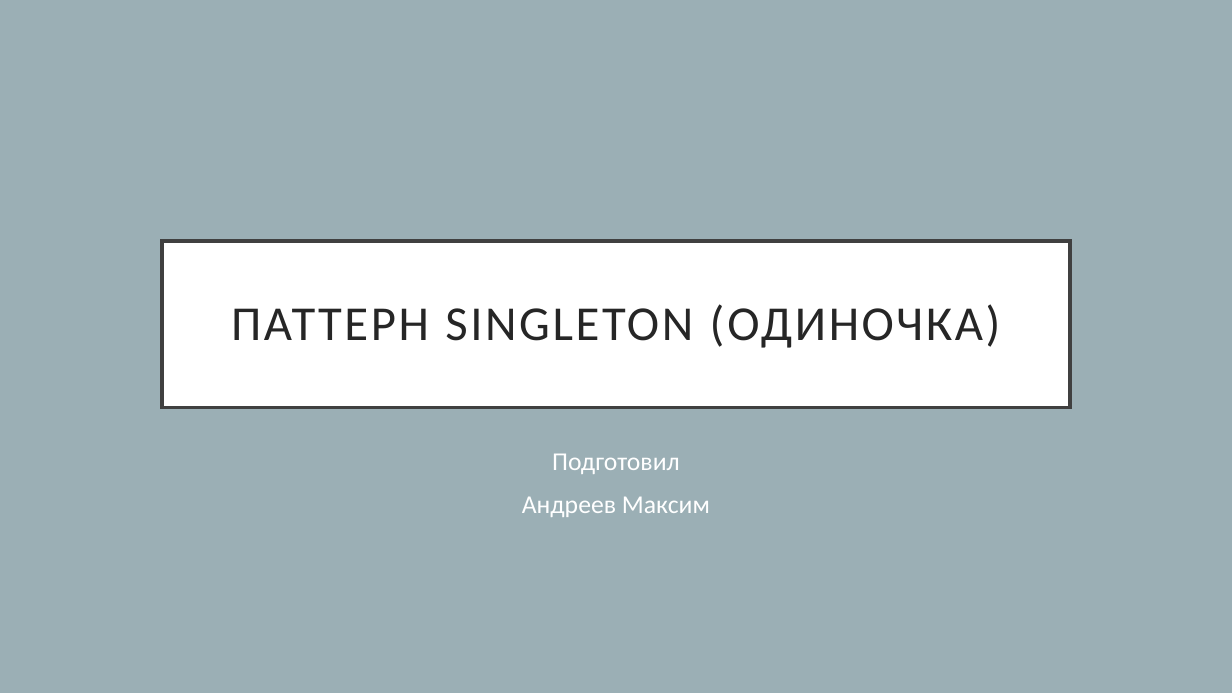
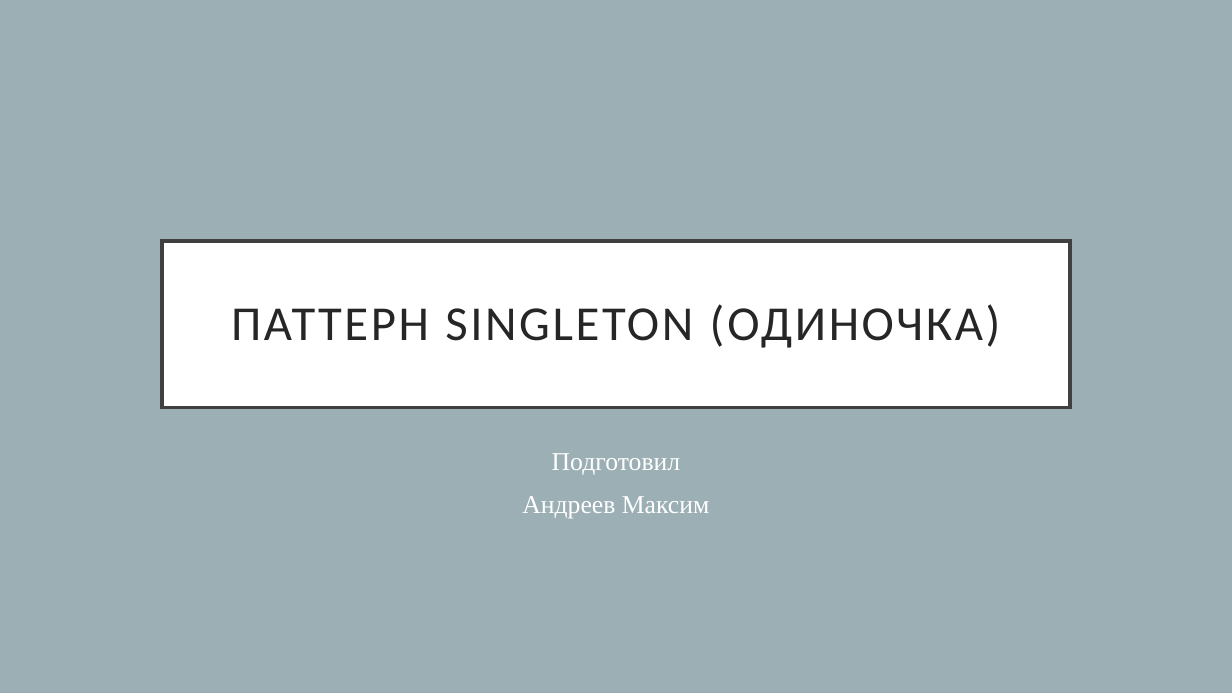
Before and after one commit to 8Andre8/OOP, a slide deck: slide 1 of Паттерн Singleton.pptx. Drawn at 1232x693 pixels with LibreOffice and Linux fonts; fonts in the diff are those of the drawing. Boxes give left, top, right and bottom in pixels: in the first picture for what was removed or moved away, otherwise in the second. Text is boxed around its words. In the diff, an @@ line names an element or a change of style, - is before the commit and + after.

```diff
--- a/Паттерн Singleton.pptx
+++ b/Паттерн Singleton.pptx
@@ subtitle "Подготовил" at (522,453,709,519): font Calibri to Times New Roman @@
```
Also in this commit, not shown: 3 other slides changed, 1 slide added.
